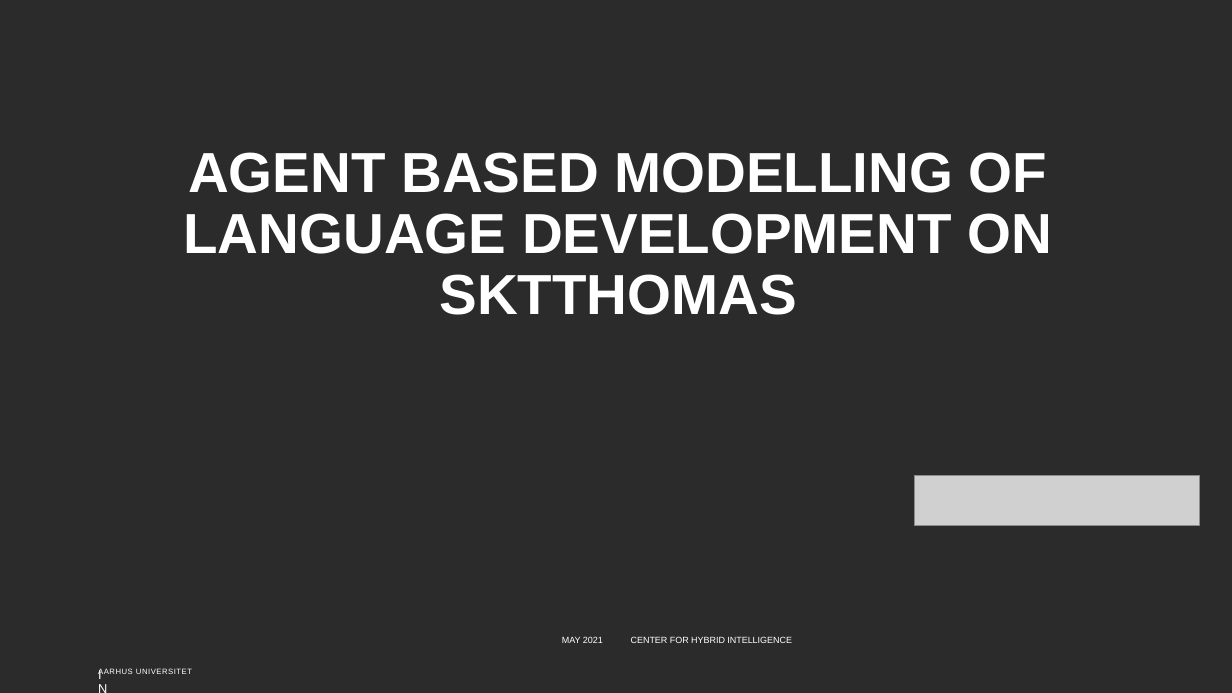
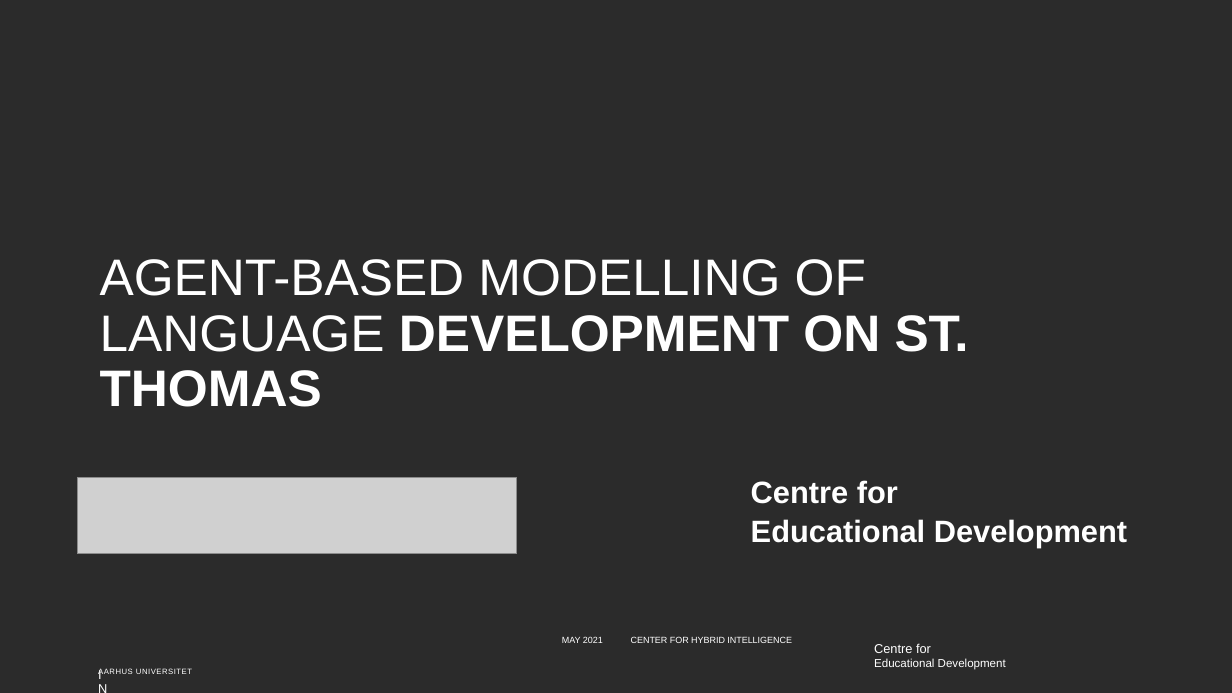
Before and after one commit to arthurhjorth/EDU-IT-modeller, a slide deck: slide 1 of StThomas-PowerPoint-AU.pptx. Drawn at 1232x693 pixels with LibreOffice and Linux fonts; fonts in the diff are those of the drawing; grey boxes stand for pictures; background and template pictures are left out; a plain dark background stands for a picture behind light text. Boxes give left, top, right and bottom in pixels: in the first picture for what was removed or moved away, otherwise in the second. Text is boxed around its words. In the diff, an @@ line names an element or a change of style, - is before the commit and + after.

```diff
--- a/StThomas-PowerPoint-AU.pptx
+++ b/StThomas-PowerPoint-AU.pptx
@@ text at <box>100,259,969,407</box>: text changed; size 44 to 40 pt; bold off @@
-AGENT BASED MODELLING OF LANGUAGE DEVELOPMENT ON SKTTHOMAS
+AGENT-BASED MODELLING OF LANGUAGE DEVELOPMENT ON ST. THOMAS
@@ picture added at <box>78,478,517,555</box> @@
@@ picture removed at <box>914,476,1199,526</box> @@
@@ text added at <box>751,480,1127,547</box>, 24 pt, text #FFFFFF, bold @@
+Centre for
+Educational Development
@@ text added at <box>874,643,1006,670</box>, 9 pt, text #FFFFFF @@
+Centre for
+Educational Development
```
Also in this commit, not shown: 5 other slides changed, 1 slide added, 1 slide removed.
